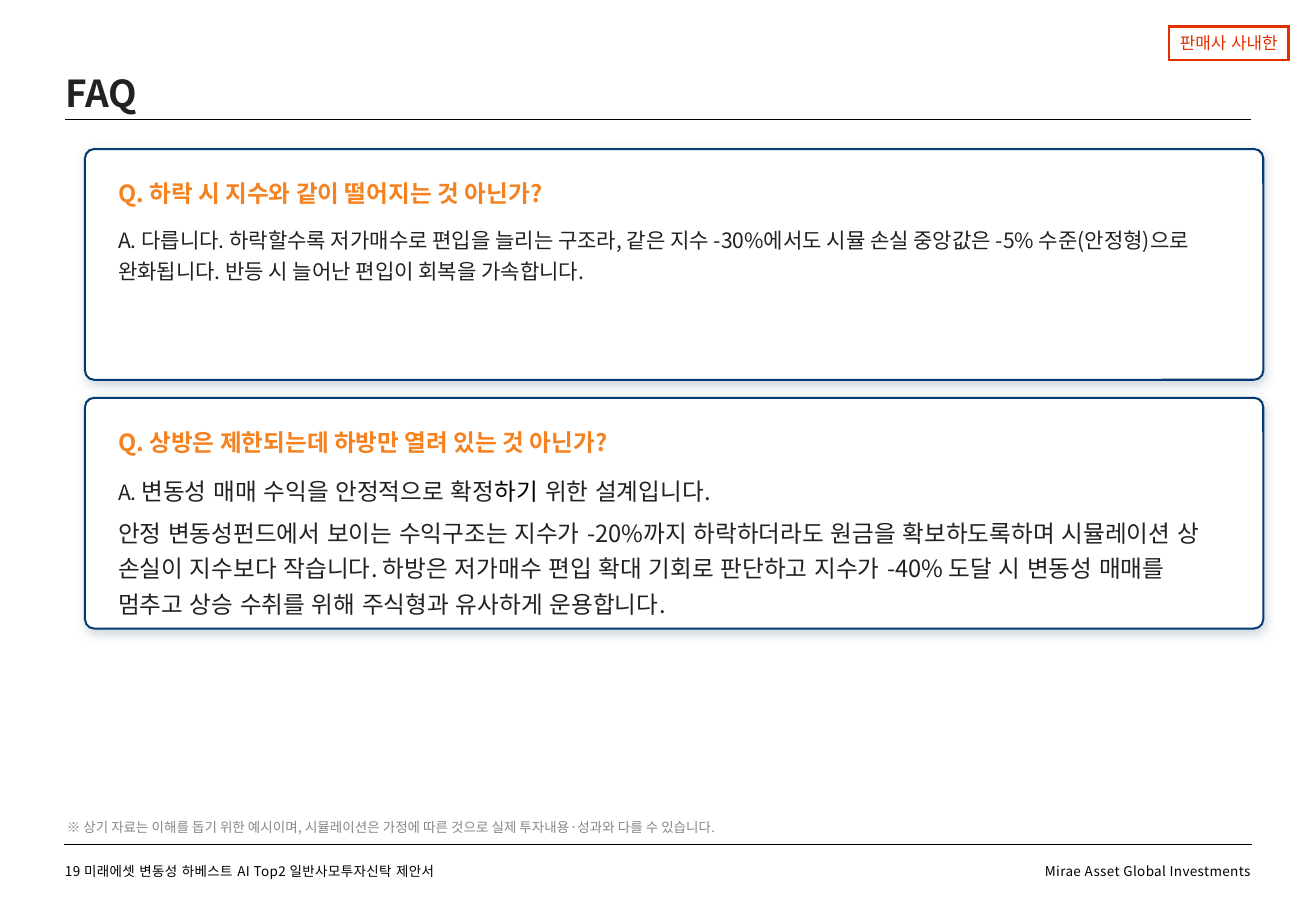
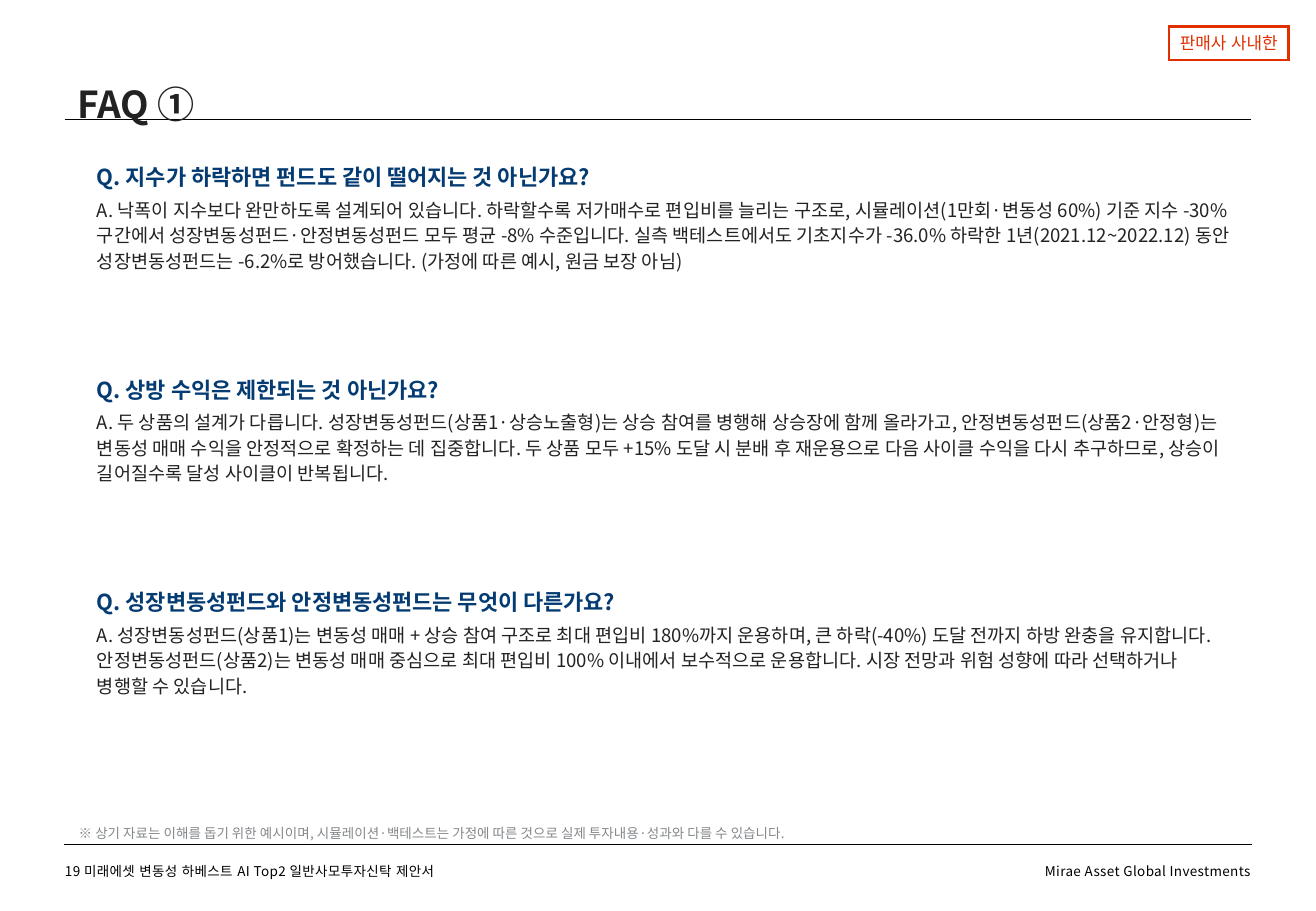
Before and after one commit to gamer383-bit/Volatility-Fund, a slide deck: slide 20 of 제안서/변동성하베스트_AITop2_제안서_v2_20260727.pptx. Drawn at 1316x911 pixels with LibreOffice and Linux fonts; fonts in the diff are those of the drawing. Boxes give left, top, right and bottom in pixels: in the first picture for what was removed or moved away, otherwise in the second. Text is boxed around its words. In the diff, an @@ line names an element or a change of style, - is before the commit and + after.

```diff
--- a/제안서/변동성하베스트_AITop2_제안서_v2_20260727.pptx
+++ b/제안서/변동성하베스트_AITop2_제안서_v2_20260727.pptx
@@ text at (78,86,195,126): text changed @@
-FAQ
+FAQ ①
@@ rounded rectangle removed at (85,149,1264,380) @@
-Q. 하락 시 지수와 같이 떨어지는 것 아닌가?
-A. 다릅니다. 하락할수록 저가매수로 편입을 늘리는 구조라, 같은 지수 -30%에서도 시뮬 손실 중앙값은 -5% 수준(안정형)으로 완화됩니다. 반등 시 늘어난 편입이 회복을 가속합니다.
@@ text added at (97,166,1229,272), 11 pt, text #222222 @@
+Q. 지수가 하락하면 펀드도 같이 떨어지는 것 아닌가요?
+A. 낙폭이 지수보다 완만하도록 설계되어 있습니다. 하락할수록 저가매수로 편입비를 늘리는 구조로, 시뮬레이션(1만회·변동성 60%) 기준 지수 -30% 구간에서 성장변동성펀드·안정변동성펀드 모두 평균 -8% 수준입니다. 실측 백테스트에서도 기초지수가 -36.0% 하락한 1년(2021.12~2022.12) 동안 성장변동성펀드는 -6.2%로 방어했습니다. (가정에 따른 예시, 원금 보장 아님)
@@ text added at (97,379,1220,482), 11 pt, text #222222 @@
+Q. 상방 수익은 제한되는 것 아닌가요?
+A. 두 상품의 설계가 다릅니다. 성장변동성펀드(상품1·상승노출형)는 상승 참여를 병행해 상승장에 함께 올라가고, 안정변동성펀드(상품2·안정형)는 변동성 매매 수익을 안정적으로 확정하는 데 집중합니다. 두 상품 모두 +15% 도달 시 분배 후 재운용으로 다음 사이클 수익을 다시 추구하므로, 상승이 길어질수록 달성 사이클이 반복됩니다.
@@ rounded rectangle removed at (85,397,1264,628) @@
-Q. 상방은 제한되는데 하방만 열려 있는 것 아닌가?
-A. 변동성 매매 수익을 안정적으로 확정하기 위한 설계입니다.
-안정 변동성펀드에서 보이는 수익구조는 지수가 -20%까지 하락하더라도 원금을 확보하도록하며 시뮬레이션 상 손실이 지수보다 작습니다. 하방은 저가매수 편입 확대 기회로 판단하고 지수가 -40% 도달 시 변동성 매매를 멈추고 상승 수취를 위해 주식형과 유사하게 운용합니다.
@@ text added at (97,591,1211,695), 11 pt, text #222222 @@
+Q. 성장변동성펀드와 안정변동성펀드는 무엇이 다른가요?
+A. 성장변동성펀드(상품1)는 변동성 매매 + 상승 참여 구조로 최대 편입비 180%까지 운용하며, 큰 하락(-40%) 도달 전까지 하방 완충을 유지합니다. 안정변동성펀드(상품2)는 변동성 매매 중심으로 최대 편입비 100% 이내에서 보수적으로 운용합니다. 시장 전망과 위험 성향에 따라 선택하거나 병행할 수 있습니다.
@@ text at (95,827,785,840): text changed @@
-※ 상기 자료는 이해를 돕기 위한 예시이며, 시뮬레이션은 가정에 따른 것으로 실제 투자내용·성과와 다를 수 있습니다.
+※ 상기 자료는 이해를 돕기 위한 예시이며, 시뮬레이션·백테스트는 가정에 따른 것으로 실제 투자내용·성과와 다를 수 있습니다.
```
Also in this commit, not shown: 1 other slide changed.
